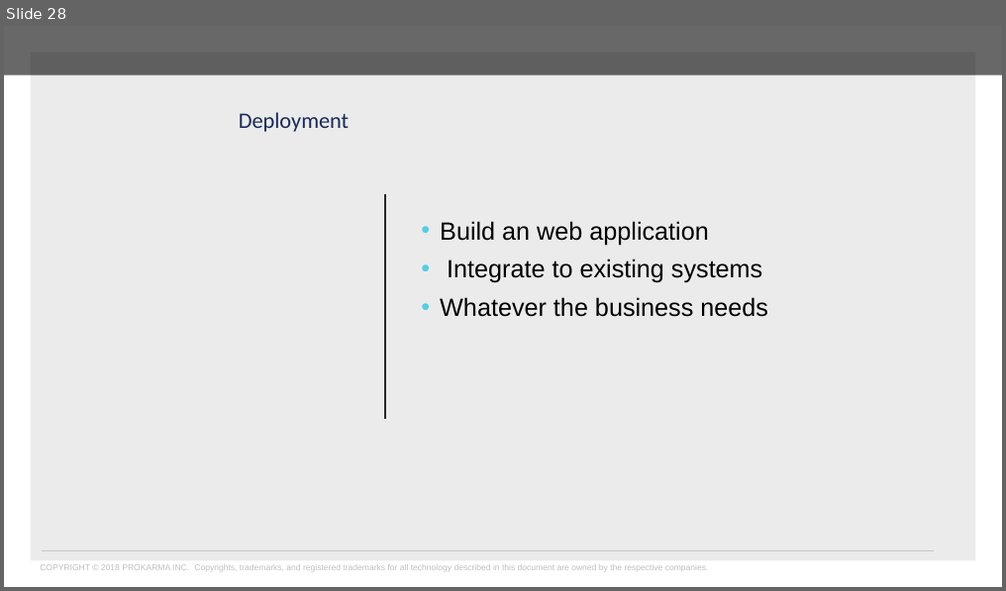
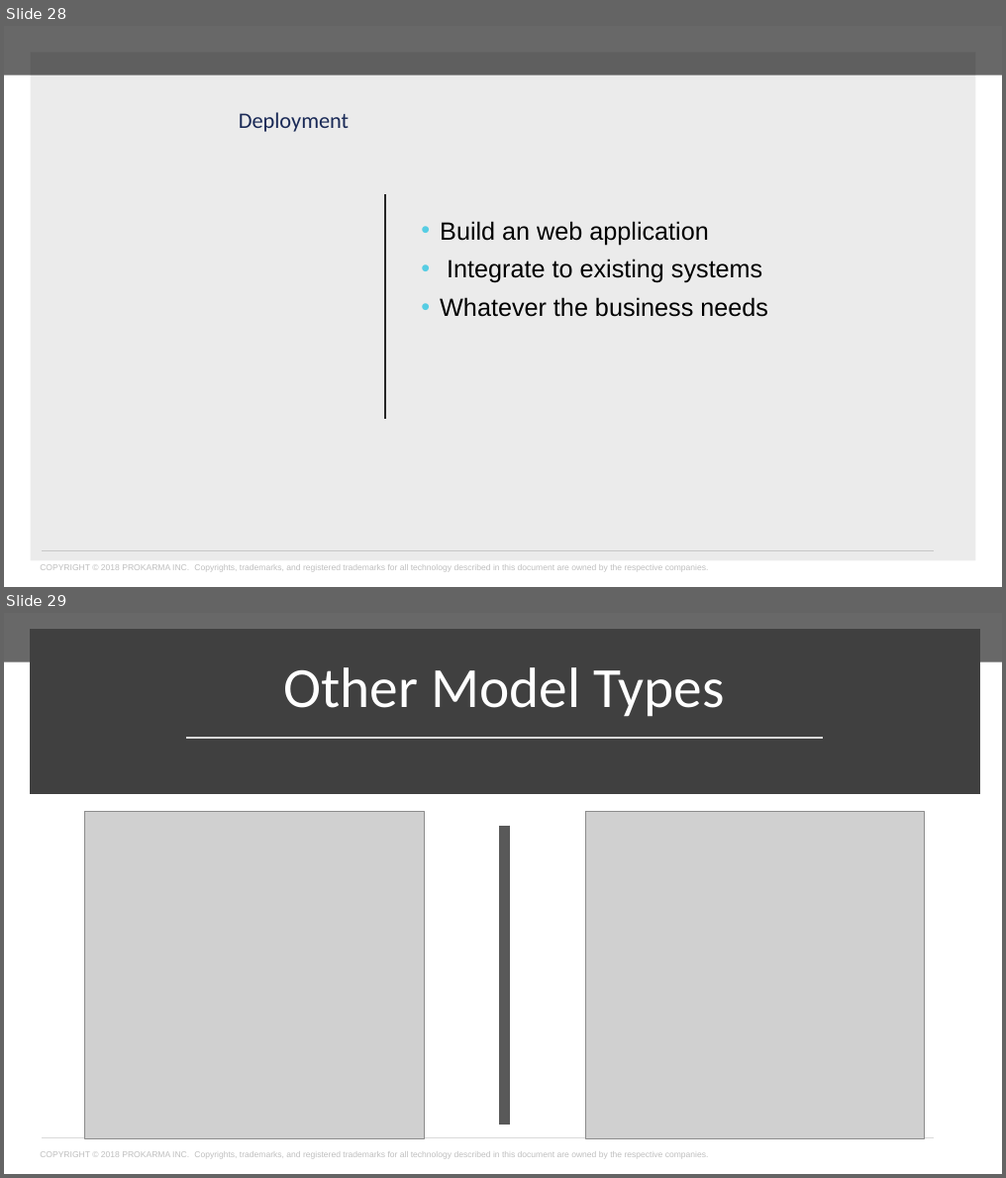
Before and after one commit to theastrocat/PyDS_101_PK, a slide deck: Introduction/Part_0/Data Science 101.pptx. Shown one above the other, each under a label of ours: slide 28 before the commit, slides 28 and 29 after it. The pictures are 1006x591 and 1006x1178 pixels, drawn with LibreOffice and Linux fonts; fonts in the diff are those of the drawing; grey boxes stand for pictures; background and template pictures are left out. Boxes give left, top, right and bottom in pixels: in the first picture for what was removed or moved away, otherwise in the second. Text is boxed around its words. In the diff, an @@ line names an element or a change of style, - is before the commit and + after.

Commit message:
Add 'other models' slide.

```diff
--- a/Introduction/Part_0/Data Science 101.pptx
+++ b/Introduction/Part_0/Data Science 101.pptx
@@ slide 29 added at [4,613,1002,1174], background #FFFFFF; not listed: 3 template elements that a slide beside it also shows @@
@@ rectangle added at [37,636,973,786], fill #404040, outline #404040 10 pt @@
@@ title added at [284,667,724,717], 41 pt, text #FFFFFF @@
+Other Model Types
@@ line added from (186, 738) to (823, 738), #D9D9D9 1.75 pt @@
@@ picture added at [85,812,424,1139] @@
@@ picture added at [585,812,924,1139] @@
@@ line added from (505, 826) to (505, 1125), #595959 8 pt @@
```
Also in this commit, not shown: 1 slide changed.
